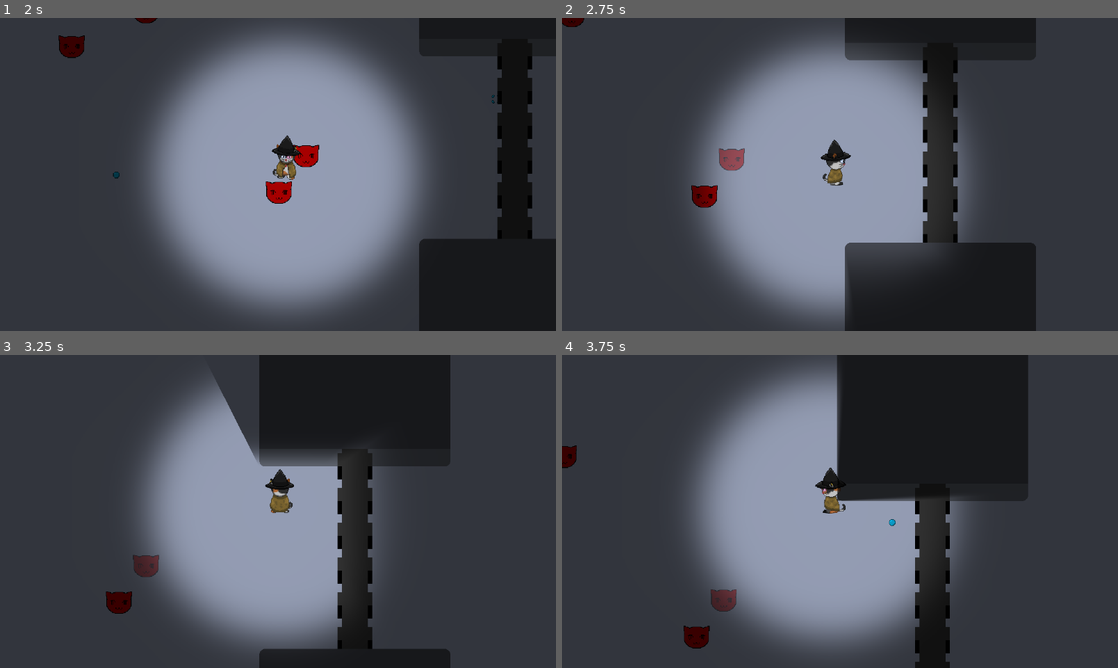
Above: before the commit, frames 1-4 (two rows, left to right).
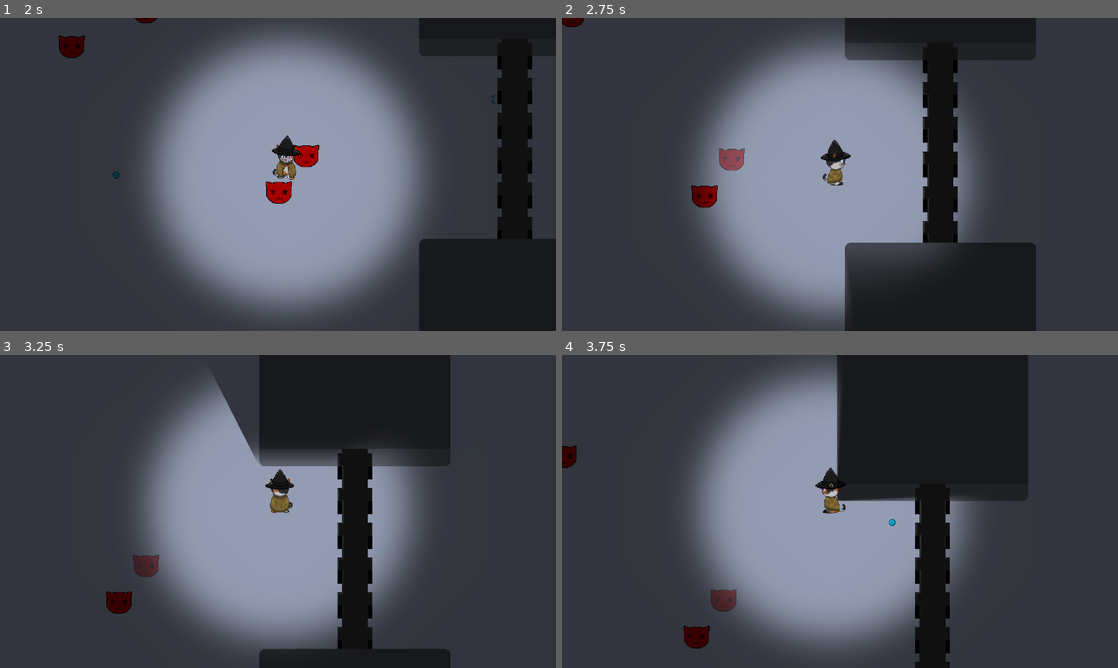
Above: after the commit, the same moments.

Repository: maroisa/paw-print
Game: Godot game, scene res://worlds/world.tscn
Same seed, same stepped clock (60 frames per second), same inputs: the game is played once before the commit and once after it.
Inputs (mouse positions are in pixels of both pictures, inside the frame that each line leads up to):
- Up to frame 1 (2 s): move the mouse to (400, 158) at 0.52 s; hold D (p_right) 0.53-1.28 s; click (400, 158) at 0.6 s; move the mouse to (166, 190) at 1.27 s; hold S (p_down) from 1.28 s (still down); click (166, 190) at 1.35 s
- Up to frame 2 (2.75 s): move the mouse to (895, 105) at 2.02 s; release S (p_down) at 2.03 s; hold D (p_right) from 2.03 s (still down); click (895, 105) at 2.1 s
- Up to frame 3 (3.25 s): move the mouse to (250, 574) at 2.77 s; release D (p_right) at 2.78 s; hold W (p_up) from 2.78 s (still down); click (250, 574) at 2.85 s
- Up to frame 4 (3.75 s): move the mouse to (1006, 558) at 3.52 s; release W (p_up) at 3.53 s; hold A (p_left) from 3.53 s (still down); click (1006, 558) at 3.6 s

Frame 1 is identical in both runs. In frame 2, 1.0% of the frame differs, in the area x 65-69%, y 30-72%; in frame 3, 4.4%, in the area x 60-76%, y 30-81%; in frame 4, 0.6%.

Commit message:
add lock normal map

Diff:
--- a/worlds/room.tscn
+++ b/worlds/room.tscn
@@ -1,31 +1,11 @@
-[gd_scene load_steps=22 format=2]
+[gd_scene load_steps=16 format=2]
 
 [ext_resource path="res://worlds/room_enemies_controller.gd" type="Script" id=1]
 [ext_resource path="res://worlds/room_numbers_controller.gd" type="Script" id=2]
 [ext_resource path="res://assets/font/upheaval.tres" type="DynamicFont" id=3]
 [ext_resource path="res://worlds/room.gd" type="Script" id=4]
 [ext_resource path="res://assets/room0/room0_lock.png" type="Texture" id=5]
-
-[sub_resource type="OccluderPolygon2D" id=10]
-polygon = PoolVector2Array( 0, 0, 128, 0, 128, 128, 0, 128 )
-
-[sub_resource type="OccluderPolygon2D" id=11]
-polygon = PoolVector2Array( 0, 0, 128, 0, 128, 128, 0, 128 )
-
-[sub_resource type="OccluderPolygon2D" id=12]
-polygon = PoolVector2Array( 0, 0, 128, 0, 128, 128, 0, 128 )
-
-[sub_resource type="OccluderPolygon2D" id=13]
-polygon = PoolVector2Array( 0, 0, 128, 0, 128, 128, 0, 128 )
-
-[sub_resource type="OccluderPolygon2D" id=14]
-polygon = PoolVector2Array( 0, 0, 128, 0, 128, 128, 0, 128 )
-
-[sub_resource type="OccluderPolygon2D" id=15]
-polygon = PoolVector2Array( 0, 0, 128, 0, 128, 128, 0, 128 )
-
-[sub_resource type="OccluderPolygon2D" id=16]
-polygon = PoolVector2Array( 0, 0, 128, 0, 128, 128, 0, 128 )
+[ext_resource path="res://assets/room0/room0_lock_normalmap.png" type="Texture" id=6]
 
 [sub_resource type="ConvexPolygonShape2D" id=3]
 points = PoolVector2Array( 0, 0, 128, 0, 128, 128, 0, 128 )
@@ -51,6 +31,7 @@
 [sub_resource type="TileSet" id=2]
 0/name = "room0_lock.png 0"
 0/texture = ExtResource( 5 )
+0/normal_map = ExtResource( 6 )
 0/tex_offset = Vector2( 0, 0 )
 0/modulate = Color( 1, 1, 1, 1 )
 0/region = Rect2( 0, 0, 512, 512 )
@@ -60,7 +41,7 @@
 0/autotile/icon_coordinate = Vector2( 0, 0 )
 0/autotile/tile_size = Vector2( 128, 128 )
 0/autotile/spacing = 0
-0/autotile/occluder_map = [ Vector2( 0, 0 ), SubResource( 10 ), Vector2( 0, 1 ), SubResource( 11 ), Vector2( 0, 2 ), SubResource( 12 ), Vector2( 0, 3 ), SubResource( 13 ), Vector2( 1, 3 ), SubResource( 14 ), Vector2( 2, 3 ), SubResource( 15 ), Vector2( 3, 3 ), SubResource( 16 ) ]
+0/autotile/occluder_map = [  ]
 0/autotile/navpoly_map = [  ]
 0/autotile/priority_map = [  ]
 0/autotile/z_index_map = [  ]
Binary file added: assets/room0/room0_lock_normalmap.png
Binary file changed: assets/room0/room0_tilemap.png
Binary file removed: characters/player/player_normalmap.png
